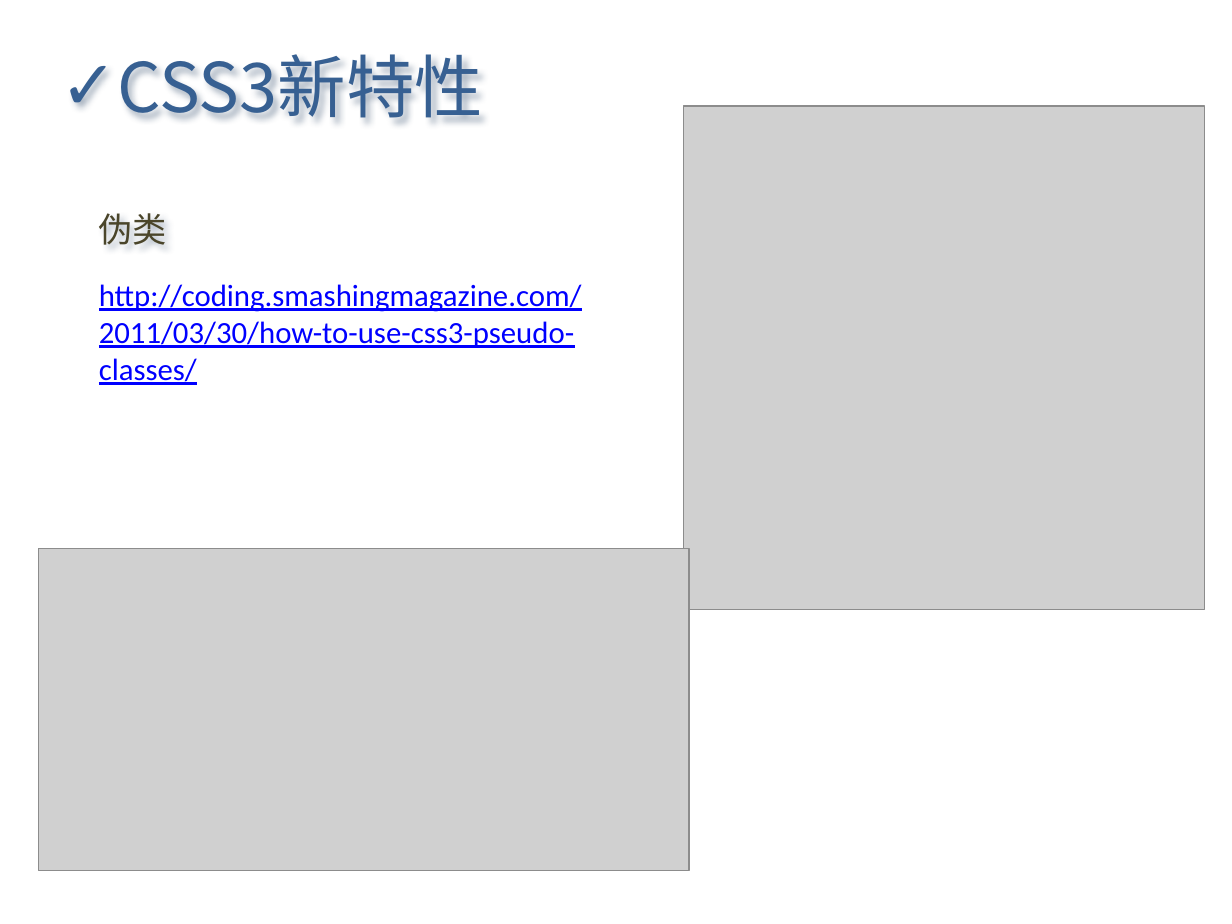
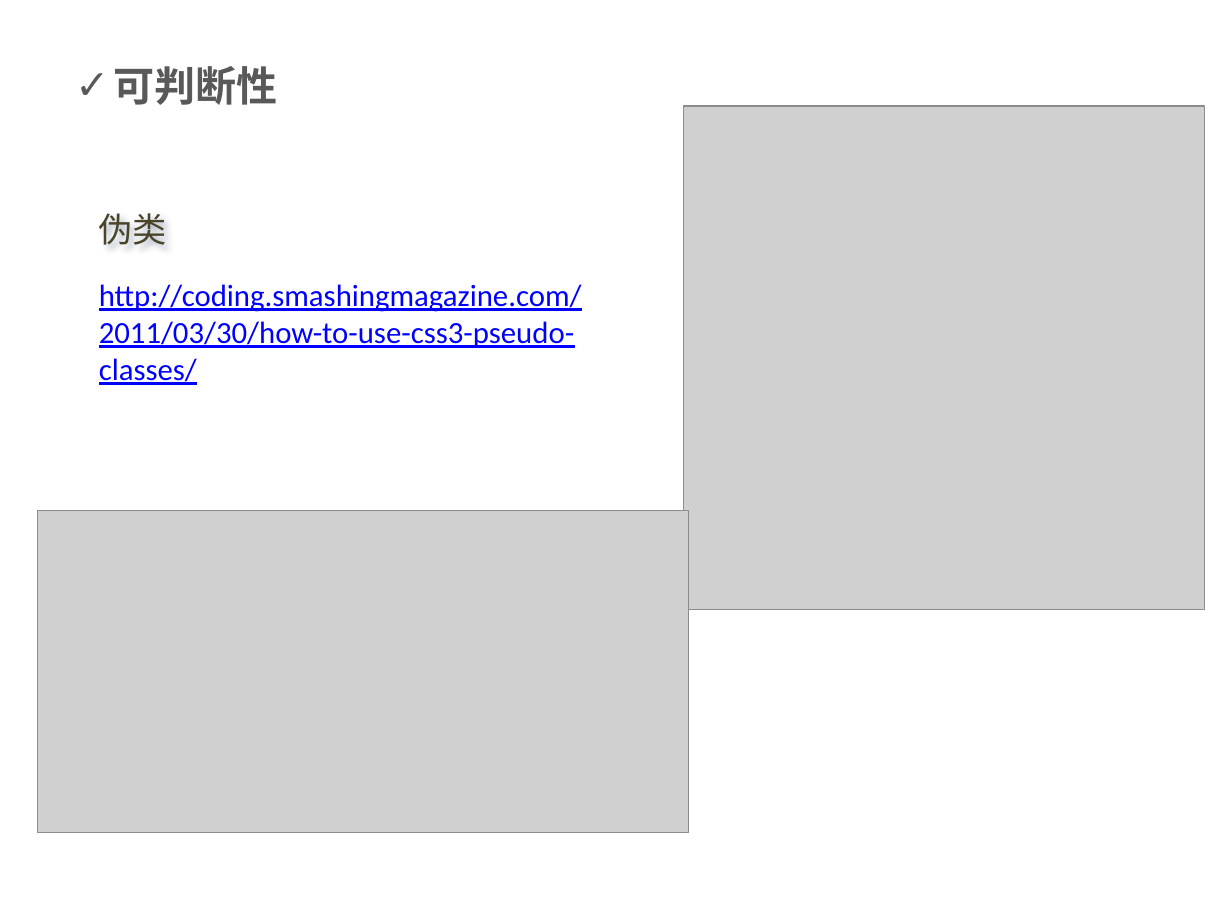
Before and after one commit to Letractively/feng33, a slide deck: slide 13 of ppt/css3知多少2011-06-23.pptx (slide 9 before the commit). Drawn at 1232x924 pixels with LibreOffice and Linux fonts; fonts in the diff are those of the drawing; grey boxes stand for pictures. Boxes give left, top, right and bottom in pixels: in the first picture for what was removed or moved away, otherwise in the second. Text is boxed around its words. In the diff, an @@ line names an element or a change of style, - is before the commit and + after.

```diff
--- a/ppt/css3知多少2011-06-23.pptx
+++ b/ppt/css3知多少2011-06-23.pptx
@@ text removed at <box>117,54,482,119</box> @@
-✓ CSS3新特性
@@ text added at <box>114,66,278,105</box>, 24 pt, text #595959, bold @@
+✓ 可判断性
@@ picture: place and size @@
-picture at <box>38,548,689,870</box>
+picture at <box>38,510,689,832</box>
```
Also in this commit, not shown: 11 other slides changed, 6 slides added, 1 slide removed, 37 other files.
